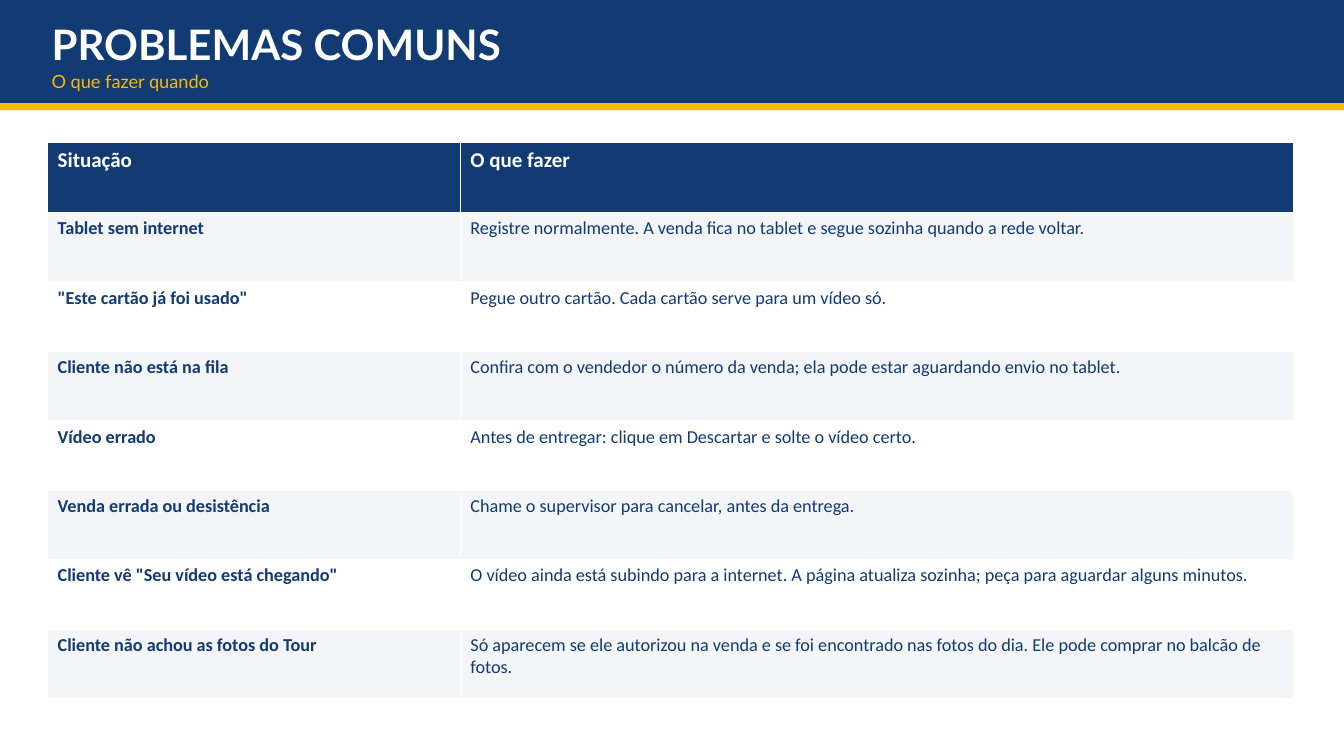
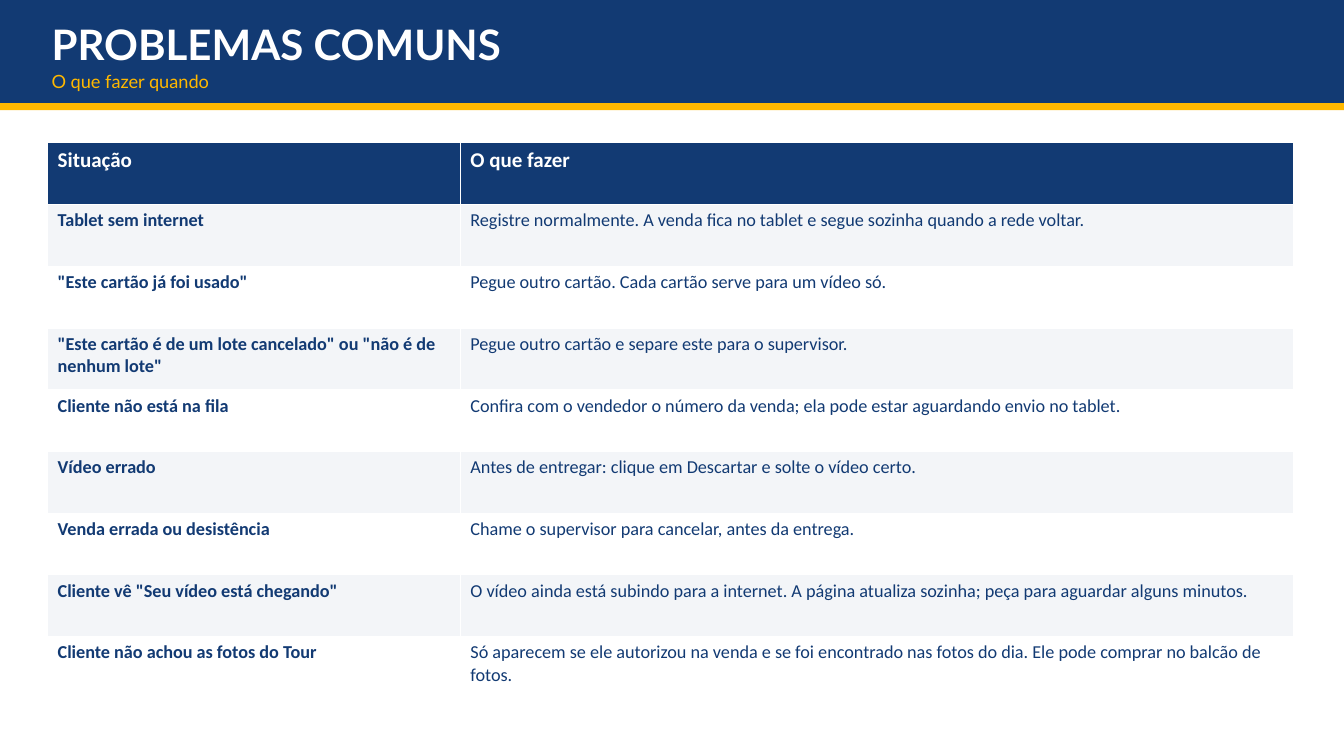
Before and after one commit to dudurezende10/eterna, a slide deck: slide 39 of docs/treinamento/entregaveis/Treinamento - Drone, Chute a Gol e Snap Pop - da venda a entrega.pptx (slide 36 before the commit). Drawn at 1344x756 pixels with LibreOffice and Linux fonts; fonts in the diff are those of the drawing. Boxes give left, top, right and bottom in pixels: in the first picture for what was removed or moved away, otherwise in the second. Text is boxed around its words. In the diff, an @@ line names an element or a change of style, - is before the commit and + after.

Commit message:
v99.24.1: Minhas vendas cabe no tablet; manual e apresentação do treinamento 1.1 (foto obrigatória, busca, fotos do Tour no vídeo, código de 12, lotes de cartões)

```diff
--- a/docs/treinamento/entregaveis/Treinamento - Drone, Chute a Gol e Snap Pop - da venda a entrega.pptx
+++ b/docs/treinamento/entregaveis/Treinamento - Drone, Chute a Gol e Snap Pop - da venda a entrega.pptx
@@ table at <box>47,143,1294,699</box> @@
+row 4: "Este cartão é de um lote cancelado" ou "não é de nenhum lote" | Pegue outro cartão e separe este para o supervisor.
```
Also in this commit, not shown: 8 other slides changed, 3 slides added, 22 other files.
